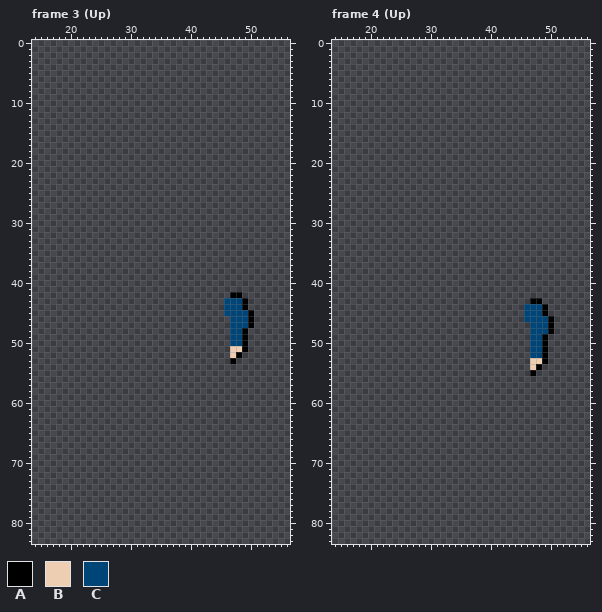
Two versions of one pixel-art file, assets/actor/larry/larry_run.aseprite. That is the earlier state.
84x84 pixels, 24 frames. Shown: frame 3 (Up): x 14..56, y 0..83; frame 4 (Up): x 14..56, y 0..83. The commit also changed other frames, which this record leaves out.
Palette (. is transparent): A #000000  B #eeceb3  C #004577
Pixels before, frame 3 (Up) (only the part around the change), first column x 24:
12 .................................
13 .................................
14 .................................
15 .................................
16 .................................
17 .................................
18 .................................
19 .................................
20 .................................
21 .................................
22 .................................
23 .................................
24 .................................
25 .................................
26 .................................
27 .................................
28 .................................
29 .................................
30 .................................
31 .................................
32 .................................
33 .................................
34 .................................
35 .................................
36 .................................
37 .................................
38 .................................
39 .................................
40 .................................
41 .................................
42 .......................AA........
43 ......................CCCA.......
44 ......................CCCA.......
45 ......................CCCCA......
46 .......................CCCA......
47 .......................CCCA......
48 .......................CCA.......
49 .......................CCA.......
50 .......................CCA.......
51 .......................BBA.......
52 .......................BA........
53 .......................A.........
54 .................................
55 .................................
56 .................................
57 .................................
58 .................................
59 .................................
60 .................................
61 .................................
62 .................................
63 .................................
64 .................................
65 .................................
66 .................................
67 .................................
68 .................................
69 .................................
70 .................................
71 .................................
72 .................................
73 .................................
74 .................................
75 .................................
76 .................................
77 .................................
78 .................................
79 .................................
80 .................................
81 .................................
82 .................................
83 .................................
Pixels before, frame 4 (Up) (only the part around the change), first column x 20:
21 .....................................
22 .....................................
23 .....................................
24 .....................................
25 .....................................
26 .....................................
27 .....................................
28 .....................................
29 .....................................
30 .....................................
31 .....................................
32 .....................................
33 .....................................
34 .....................................
35 .....................................
36 .....................................
37 .....................................
38 .....................................
39 .....................................
40 .....................................
41 .....................................
42 .....................................
43 ...........................AA........
44 ..........................CCCA.......
45 ..........................CCCA.......
46 ..........................CCCCA......
47 ...........................CCCA......
48 ...........................CCCA......
49 ...........................CCA.......
50 ...........................CCA.......
51 ...........................CCA.......
52 ...........................CCA.......
53 ...........................BBA.......
54 ...........................BA........
55 ...........................A.........
56 .....................................
57 .....................................
58 .....................................
59 .....................................
60 .....................................
61 .....................................
62 .....................................
63 .....................................
64 .....................................
65 .....................................
66 .....................................
67 .....................................
68 .....................................
69 .....................................
70 .....................................
71 .....................................
72 .....................................
73 .....................................
74 .....................................
75 .....................................
76 .....................................
77 .....................................
78 .....................................
79 .....................................
80 .....................................
81 .....................................
82 .....................................
83 .....................................
Now the later version:
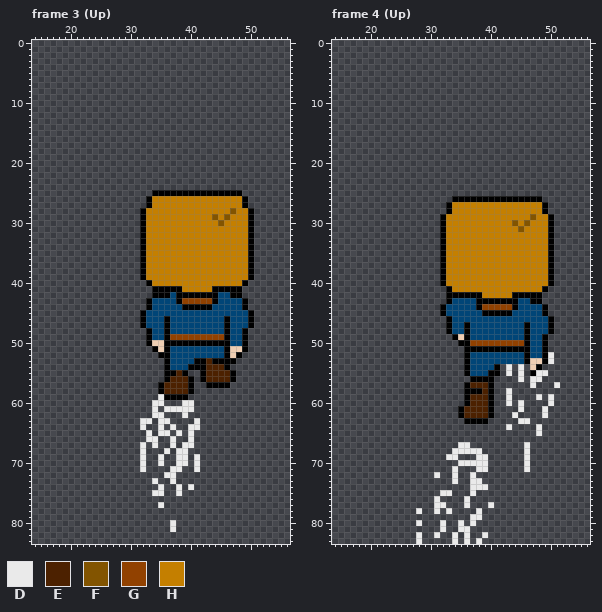
Colours new in this view: D #eaeaea  E #4c2100  F #825400  G #914100  H #c47f00
Commit message: run animaiton complete
What changed:
layer "dust" added
layer "feet" now shown
layer "far body" now shown
layer "far arm" now shown
layer "head" now shown
Frame 3 (Up):
y 25: x 34..48 ............... -> AAAAAAAAAAAAAAA
y 26..27: x 33..49 ................. -> AHHHHHHHHHHHHHHHA
y 28: x 32..50 ................... -> AHHHHHHHHHHHHHHFHHA
y 29: x 32..50 ................... -> AHHHHHHHHHHHFHFHHHA
y 30: x 32..50 ................... -> AHHHHHHHHHHHHFHHHHA
y 31..39: x 32..50 ................... -> AHHHHHHHHHHHHHHHHHA
y 40: x 33..49 ................. -> AHHHHHHHHHHHHHHHA
y 41: x 34..48 ............... -> AAAAAHHHHHAAAAA
y 42: x 34..46 ............. -> AAACAAAAAAACC
y 43: x 33..45 ............. -> ACCCCAGGGGGAC
y 44: x 33..45 ............. -> ACCCCCAAAAACC
y 45: x 32..45 .............. -> ACCCCCCCCCCCCC
y 46..47: x 32..46 ............... -> ACCCACCCCCCCCCA
y 48: x 33..46 .............. -> ACCACCCCCCCCCA
y 49: x 33..46 .............. -> ACCAGGGGGGGGGA
y 50: x 33..46 .............. -> ABBAAAAAAAAAAA
y 51: x 34..46 ............. -> ABACCCCCCCCCA
y 52: x 35..46 ............ -> AACCCCCCCCCA
y 53: x 36..46 ........... -> ACCCCAAEAAA
y 54: x 36..46 ........... -> ACCCAAAEEEA
y 55: x 36..39 .... -> AAEA; x 42..47 ...... -> AEEEEA
y 56: x 36..40 ..... -> AEEEA; x 42..47 ...... -> AEEEEA
y 57: x 35..40 ...... -> AEEEEA; x 43..46 .... -> AAAA
y 58: x 35..40 ...... -> AEEEEA
y 59: x 35..39 ..... -> DAAAA
y 60: x 34..35 .. -> DD; x 39..40 .. -> DD
y 61: x 34 . -> D; x 36..40 ..... -> DDDDD
y 62: x 34..35 .. -> DD; x 39 . -> D
y 63: x 32..33 .. -> DD; x 35..36 .. -> DD; x 41 . -> D
y 64: x 32 . -> D; x 35 . -> D; x 37 . -> D; x 40..41 .. -> DD
y 65: x 33 . -> D; x 35..36 .. -> DD; x 38 . -> D; x 40 . -> D
y 66: x 33..34 .. -> DD; x 37 . -> D; x 40 . -> D
y 67: x 32 . -> D; x 34 . -> D; x 37 . -> D; x 39..40 .. -> DD
y 68: x 32 . -> D; x 36 . -> D; x 38..39 .. -> DD
y 69..70: x 32 . -> D; x 35 . -> D; x 38..39 .. -> DD; x 41 . -> D
y 71: x 32 . -> D; x 37..38 .. -> DD; x 41 . -> D
y 72: x 36..37 .. -> DD
y 73: x 34 . -> D; x 37 . -> D
y 74: x 35 . -> D; x 38 . -> D; x 40 . -> D
y 75: x 34..35 .. -> DD; x 38 . -> D
y 77: x 35 . -> D
y 80..81: x 37 . -> D
Frame 4 (Up):
y 26: x 34..48 ............... -> AAAAAAAAAAAAAAA
y 27..28: x 33..49 ................. -> AHHHHHHHHHHHHHHHA
y 29: x 32..50 ................... -> AHHHHHHHHHHHHHHFHHA
y 30: x 32..50 ................... -> AHHHHHHHHHHHFHFHHHA
y 31: x 32..50 ................... -> AHHHHHHHHHHHHFHHHHA
y 32..40: x 32..50 ................... -> AHHHHHHHHHHHHHHHHHA
y 41: x 33..49 ................. -> AHHHHHHHHHHHHHHHA
y 42: x 33..48 ................ -> AAAAAAHHHHHAAAAA
y 43: x 33..46 .............. -> ACCCCAAAAAAACC
y 44: x 32..45 .............. -> ACCCCCAGGGGGAC
y 45: x 32..45 .............. -> ACCCCCCAAAAACC
y 46: x 33..45 ............. -> ACCCCCCCCCCCC
y 47..48: x 33..46 .............. -> ACCACCCCCCCCCA
y 49: x 34..46 ............. -> ABACCCCCCCCCA
y 50: x 35..46 ............ -> AAGGGGGGGGGA
y 51: x 36..46 ........... -> AAAAAAAAAAA
y 52..53: x 36..46 ........... -> ACCCCCCCCCA; x 50 . -> D
y 54: x 36..41 ...... -> ACCCCA; x 43 . -> D; x 45 . -> D
y 55: x 36..41 ...... -> ACCCAA; x 43 . -> D; x 45 . -> D; x 48..49 .. -> DD
y 56: x 37..40 .... -> AAAA; x 45 . -> D; x 47..48 .. -> DD
y 57: x 36..40 ..... -> AEEEA; x 47 . -> D; x 51 . -> D
y 58: x 36..40 ..... -> AAAEA; x 43 . -> D
y 59: x 36..40 ..... -> AEEEA; x 43 . -> D; x 48 . -> D; x 50 . -> D
y 60: x 36..40 ..... -> AEEEA; x 43 . -> D; x 45 . -> D; x 50 . -> D
y 61: x 35..40 ...... -> AEEEEA; x 45 . -> D; x 49 . -> D
y 62: x 35..40 ...... -> AEEEEA; x 44 . -> D; x 49 . -> D
y 63: x 36..39 .... -> AAAA; x 45..46 .. -> DD
y 64: x 43 . -> D; x 48 . -> D
y 65: x 48 . -> D
y 67: x 35..36 .. -> DD; x 46 . -> D
y 68: x 34..38 ..... -> DDDDD; x 46 . -> D
y 69: x 33..34 .. -> DD; x 38..39 .. -> DD; x 46 . -> D
y 70: x 35..39 ..... -> DDDDD; x 46 . -> D
y 71: x 34 . -> D; x 38..39 .. -> DD; x 46 . -> D
y 72: x 31 . -> D; x 34 . -> D; x 37 . -> D
y 73: x 34 . -> D; x 37..38 .. -> DD
y 74: x 37..39 ... -> DDD
y 75: x 32..33 .. -> DD; x 37 . -> D
y 76: x 31 . -> D; x 36 . -> D
y 77: x 31..32 .. -> DD; x 36 . -> D; x 40 . -> D
y 78: x 28 . -> D; x 31 . -> D; x 33 . -> D; x 38 . -> D
y 79: x 37..38 .. -> DD
y 80: x 28 . -> D; x 32 . -> D; x 35 . -> D; x 37 . -> D
y 81: x 32 . -> D; x 35..36 .. -> DD
y 82: x 28 . -> D; x 31 . -> D; x 34 . -> D; x 36 . -> D; x 39 . -> D
y 83: x 28 . -> D; x 34 . -> D; x 36 . -> D; x 38 . -> D
Where, in picture pixels (left, top, right, bottom), the same in both pictures:
added: (140, 190, 254, 532)
added: (416, 196, 560, 544)
